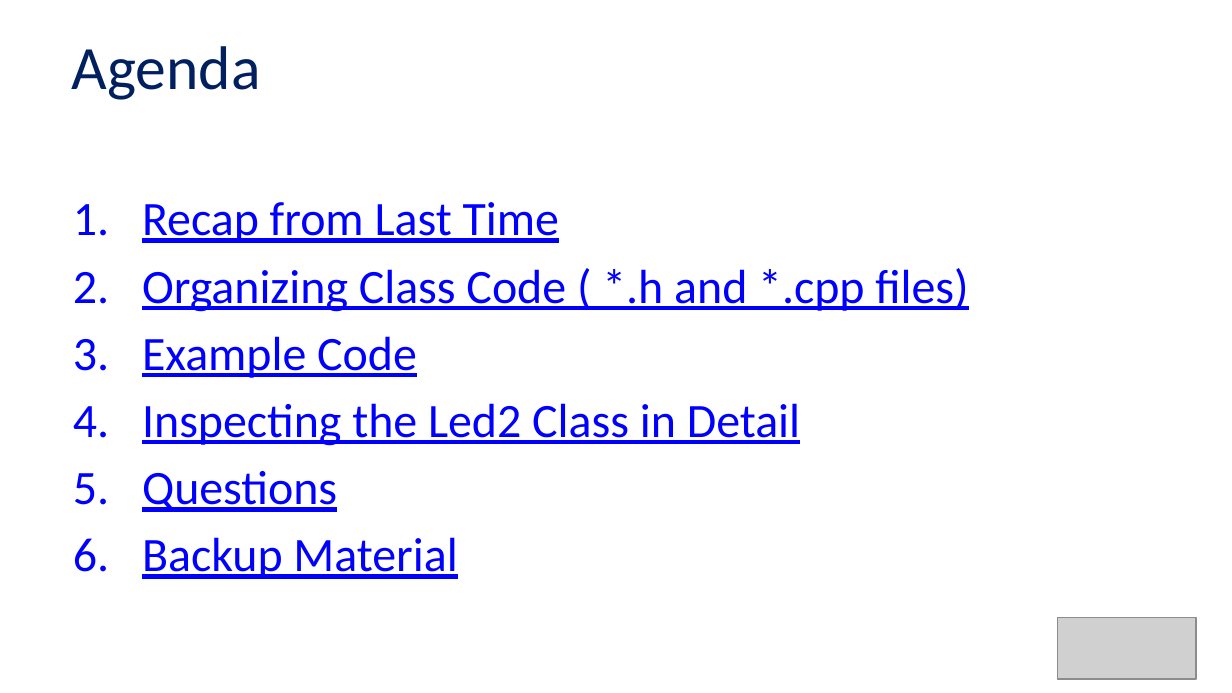
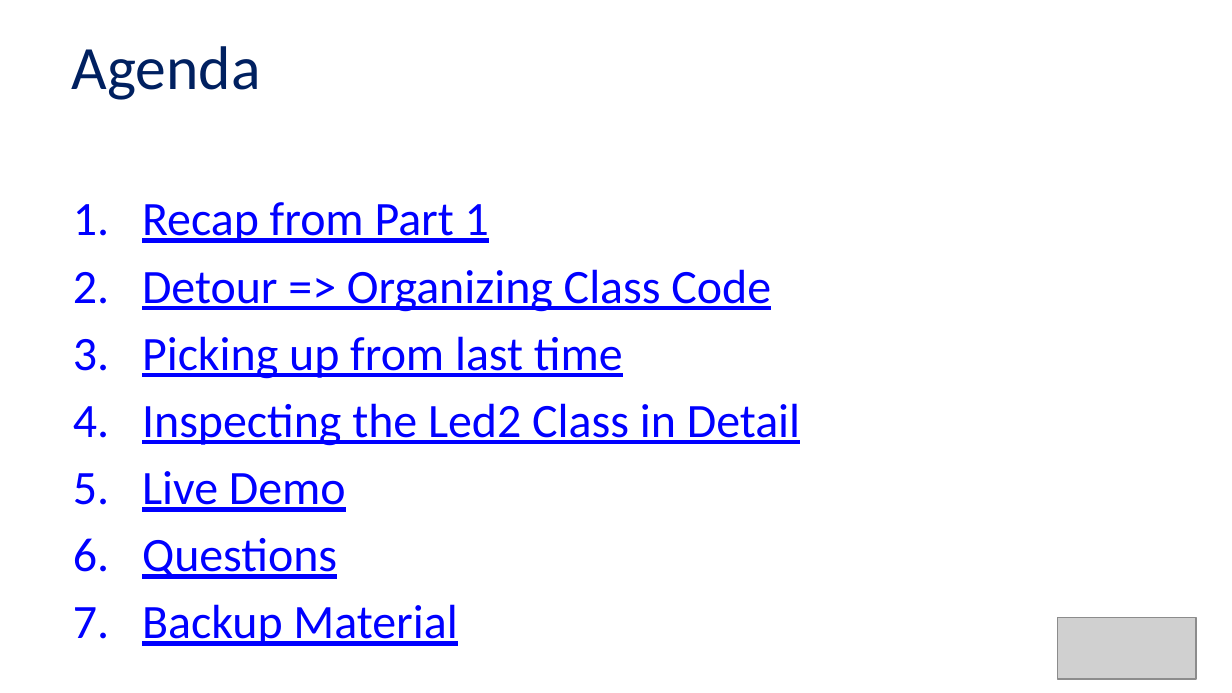
Before and after one commit to Alan-Lomax/MERG-SIG-Presentations, a slide deck: slide 4 of Introduction to Class Programming Part 2.pptx (slide 2 before the commit). Drawn at 1232x693 pixels with LibreOffice and Linux fonts; fonts in the diff are those of the drawing; grey boxes stand for pictures; background and template pictures are left out. Boxes give left, top, right and bottom in pixels: in the first picture for what was removed or moved away, otherwise in the second. Text is boxed around its words. In the diff, an @@ line names an element or a change of style, - is before the commit and + after.

```diff
--- a/Introduction to Class Programming Part 2.pptx
+++ b/Introduction to Class Programming Part 2.pptx
@@ text at [142, 202, 771, 379]: text changed @@
-1. Recap from Last Time
-2. Organizing Class Code ( *.h and *.cpp files)
-3. Example Code
+1. Recap from Part 1
+2. Detour => Organizing Class Code
+3. Picking up from last time
@@ text at [142, 471, 346, 512]: paragraph added @@
+5. Live Demo
```
Also in this commit, not shown: 12 other slides changed, 3 slides added, 1 other file.
